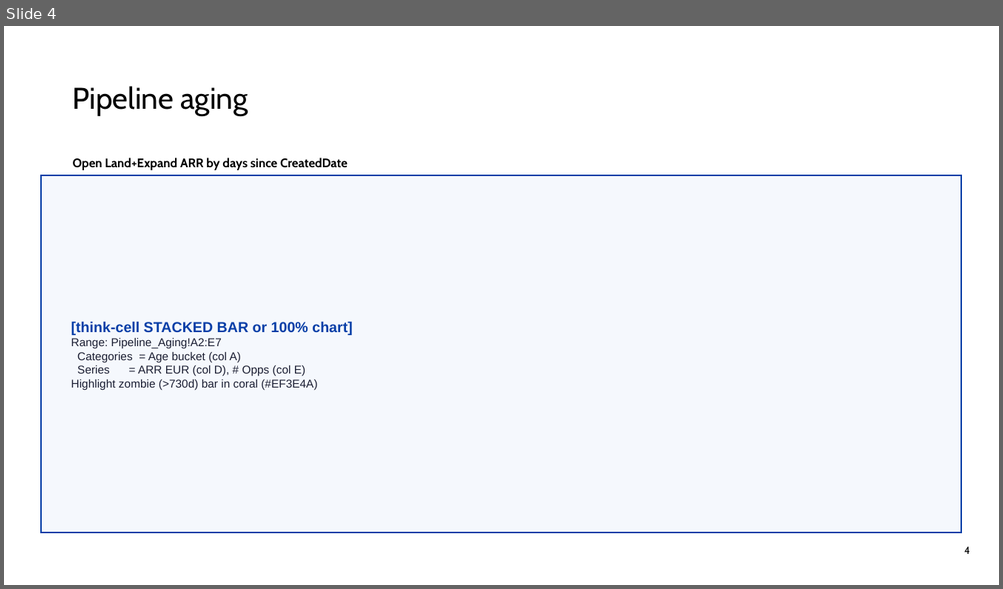
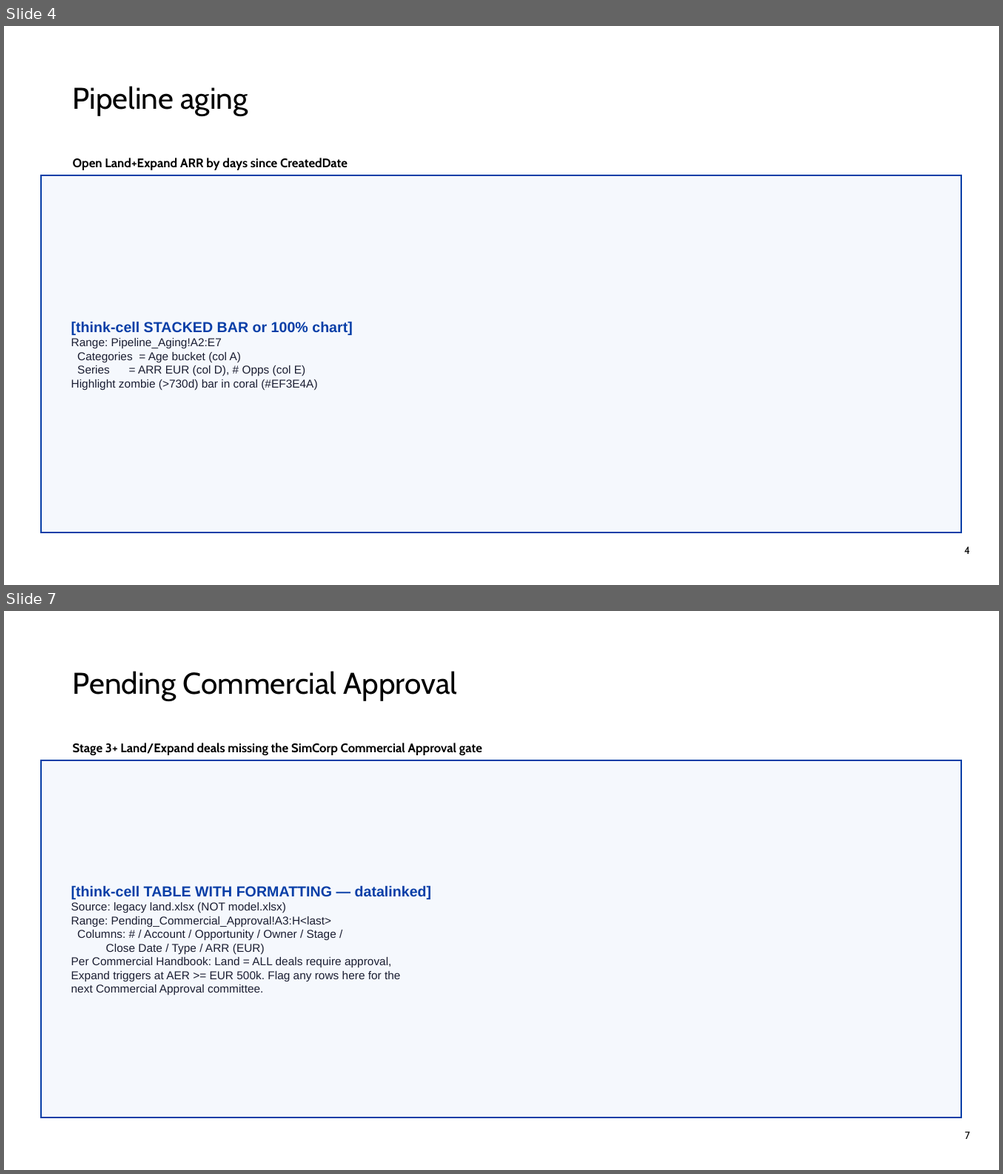
Before and after one commit to Andre-Profitt/sales-ops-copilot, a slide deck: assets/LAND_template.pptx. Shown one above the other, each under a label of ours: slide 4 before the commit, slides 4 and 7 after it; the slides between them are not shown. The pictures are 1003x589 and 1003x1174 pixels, drawn with LibreOffice and Linux fonts; fonts in the diff are those of the drawing; background and template pictures are left out. Boxes give left, top, right and bottom in pixels: in the first picture for what was removed or moved away, otherwise in the second. Text is boxed around its words. In the diff, an @@ line names an element or a change of style, - is before the commit and + after.

```diff
--- a/assets/LAND_template.pptx
+++ b/assets/LAND_template.pptx
@@ slide 7 added at (x1=4, y1=611, x2=999, y2=1170), background #FFFFFF; not listed: 1 template element that a slide beside it also shows @@
@@ text added at (x1=73, y1=671, x2=458, y2=701), 29 pt, text #000000 @@
+Pending Commercial Approval
@@ text added at (x1=73, y1=743, x2=482, y2=756), 12 pt, text #000000, bold @@
+Stage 3+ Land/Expand deals missing the SimCorp Commercial Approval gate
@@ rectangle added at (x1=41, y1=760, x2=962, y2=1119), fill #F5F8FD, outline #083EA7 1.5 pt, 11 pt, text #1A1D31 @@
+[think-cell TABLE WITH FORMATTING — datalinked]
+Source: legacy land.xlsx (NOT model.xlsx)
+Range: Pending_Commercial_Approval!A3:H<last>
+Columns: # / Account / Opportunity / Owner / Stage /
+Close Date / Type / ARR (EUR)
+Per Commercial Handbook: Land = ALL deals require approval,
+Expand triggers at AER >= EUR 500k. Flag any rows here for the
+next Commercial Approval committee.
```
Also in this commit, not shown: 4 other slides added, 1 slide removed, 2 other files.
